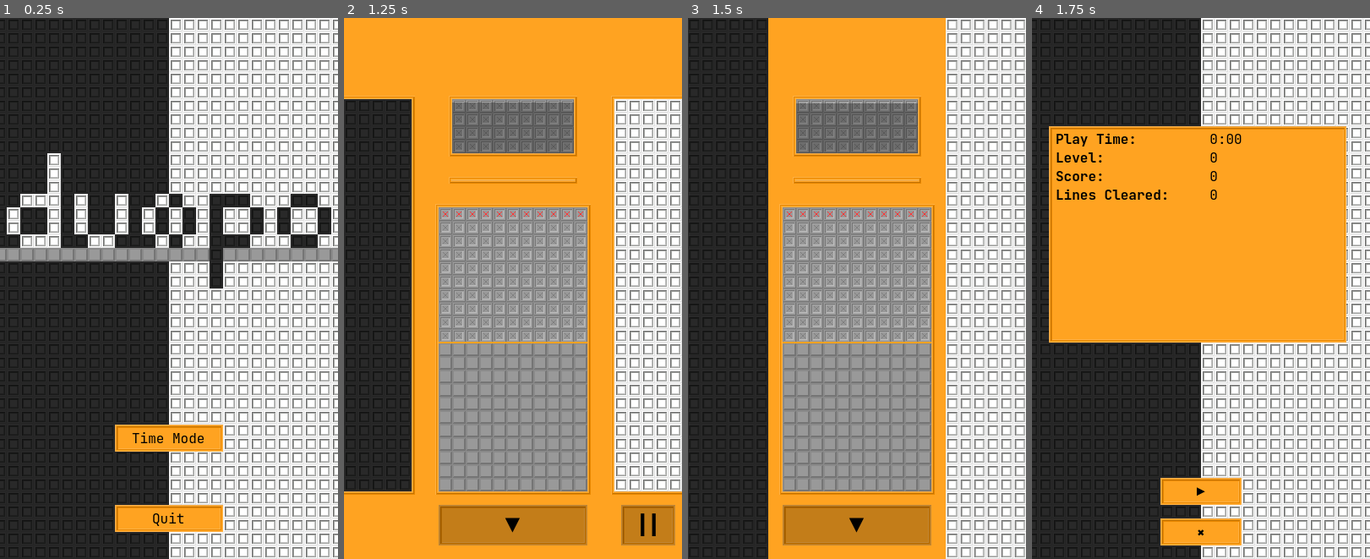
Above: before the commit, frames 1-4 (left to right).
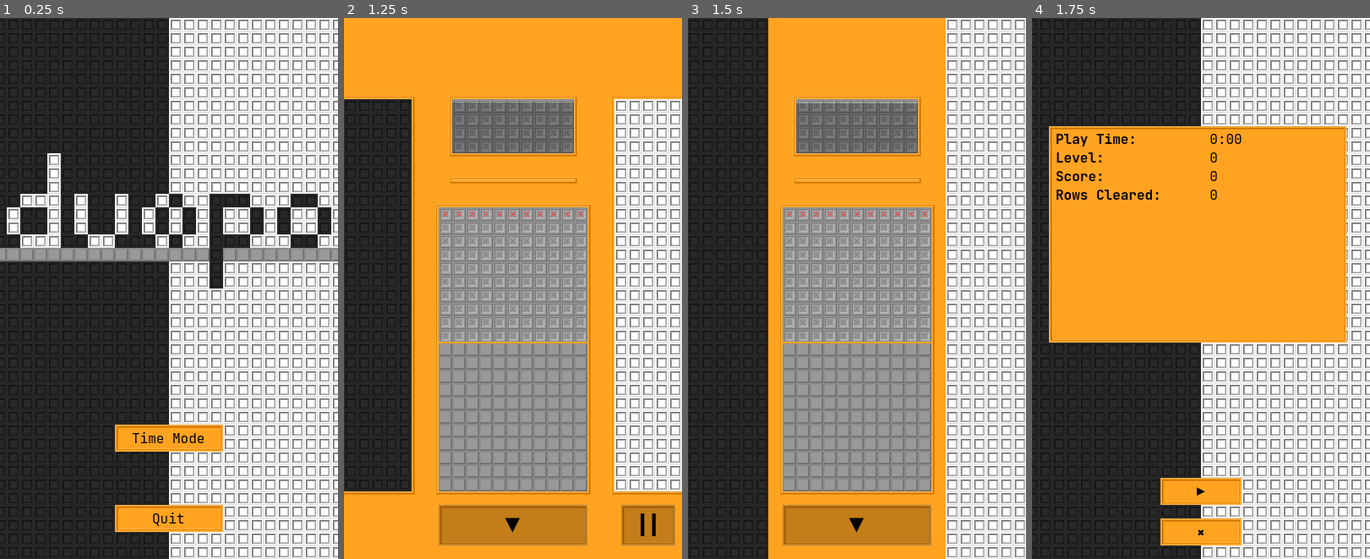
Above: after the commit, the same moments.

Repository: ka-puna/duopo
Game: Godot game, scene res://src/main.tscn
Two runs of this game, one before a commit and one after it. Both use one fixed random seed, a clock stepped at 60 frames per second and the inputs below.
Inputs:
- Up to frame 1 (0.25 s): no input
- Up to frame 2 (1.25 s): click "Time Mode" at 0.5 s
- Up to frame 3 (1.5 s): click "||" at 1.25 s
- Up to frame 4 (1.75 s): no input

Frames 1-3 are identical in both runs. In frame 4, 0.3% of the frame differs, in the area x 7-40%, y 31-34%.

Commit message:
Rename lines to rows.

Diff:
--- a/src/scene/time_mode.gd
+++ b/src/scene/time_mode.gd
@@ -9,7 +9,7 @@
 @onready var init_cycle_period = cycle_period
 @onready var max_cycle_period = cycle_period * 2
 @onready var level = 0: set = set_level
-@onready var lines_cleared = 0: set = set_lines_cleared
+@onready var rows_cleared = 0: set = set_rows_cleared
 var match_rows: Callable
 
 
@@ -43,7 +43,7 @@
 		"Play Time": "%d:%02d" % [run_time / 60, int(run_time) % 60],
 		"Level": level,
 		"Score": score,
-		"Lines Cleared": lines_cleared,
+		"Rows Cleared": rows_cleared,
 	}
 	return stats
 
@@ -58,7 +58,7 @@
 		board.clear_tiles(layers.drop, matched_tiles)
 		drop.call([layers.drop, layers.background])
 		score += matched_rows**2 * 100
-		lines_cleared += matched_rows
+		rows_cleared += matched_rows
 	return result
 
 
@@ -69,15 +69,15 @@
 	cycle_period = clampf(new_cycle_period, 1, max_cycle_period)
 
 
-func set_lines_cleared(value: int):
-	lines_cleared = value
+func set_rows_cleared(value: int):
+	rows_cleared = value
 	update_level()
 
 
 func update_level():
 	var score_level = floori(score * 0.0004 - level * 0.4)
-	var line_level = floori(lines_cleared * 0.1)
-	var min_level = mini(score_level, line_level)
+	var row_level = floori(rows_cleared * 0.1)
+	var min_level = mini(score_level, row_level)
 	if min_level > level:
 		score += 1000
 		set_level(min_level)
